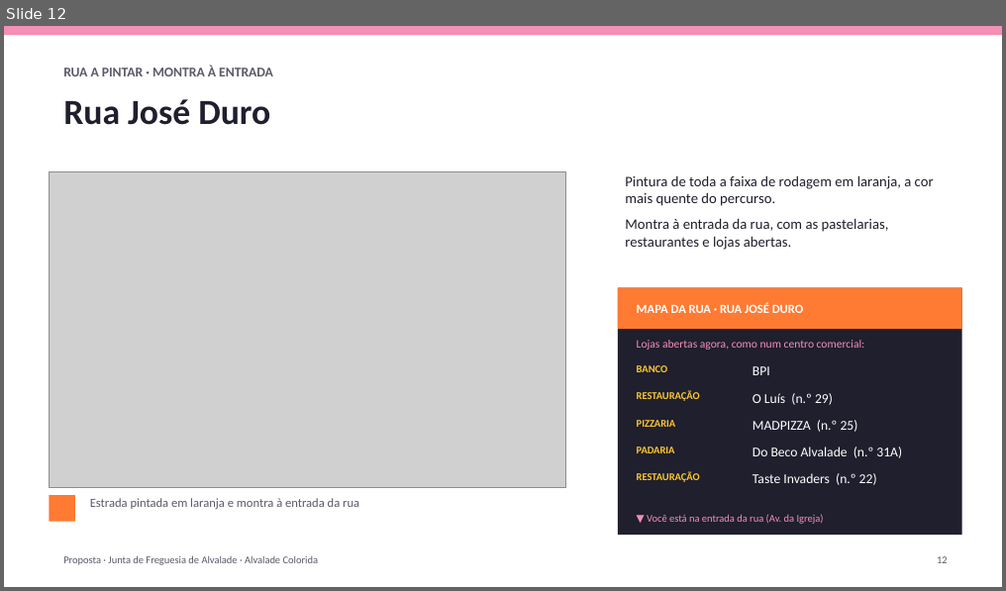
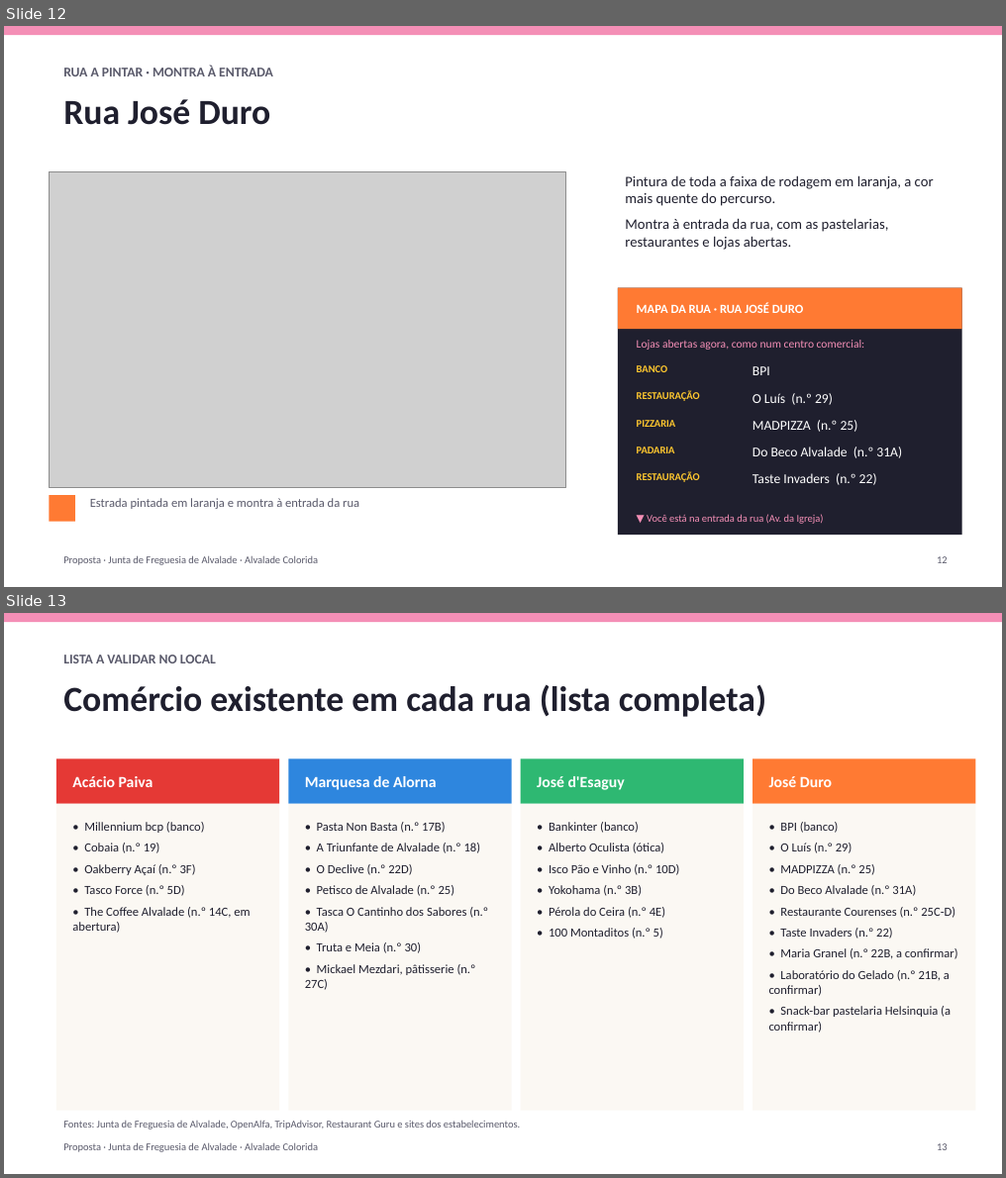
Before and after one commit to zavricardo-debug/travelsites, a slide deck: propostas/alvalade/Proposta_Alvalade_Colorida.pptx. Shown one above the other, each under a label of ours: slide 12 before the commit, slides 12 and 13 after it. The pictures are 1006x591 and 1006x1178 pixels, drawn with LibreOffice and Linux fonts; fonts in the diff are those of the drawing; grey boxes stand for pictures. Boxes give left, top, right and bottom in pixels: in the first picture for what was removed or moved away, otherwise in the second. Text is boxed around its words. In the diff, an @@ line names an element or a change of style, - is before the commit and + after.

```diff
--- a/propostas/alvalade/Proposta_Alvalade_Colorida.pptx
+++ b/propostas/alvalade/Proposta_Alvalade_Colorida.pptx
@@ slide 13 added at (x1=4, y1=613, x2=1002, y2=1174), background #FFFFFF @@
@@ rectangle added at (x1=4, y1=613, x2=1002, y2=622), fill #F48FB6 @@
@@ text added at (x1=63, y1=655, x2=216, y2=663), 13 pt, text #5A5A6B, bold @@
+LISTA A VALIDAR NO LOCAL
@@ text added at (x1=63, y1=684, x2=766, y2=717), 34 pt, text #1F1F2E, bold @@
+Comércio existente em cada rua (lista completa)
@@ rectangle added at (x1=56, y1=759, x2=279, y2=804), fill #E53935 @@
@@ rectangle added at (x1=288, y1=759, x2=512, y2=804), fill #2E86DE @@
@@ rectangle added at (x1=521, y1=759, x2=744, y2=804), fill #2EB872 @@
@@ rectangle added at (x1=752, y1=759, x2=976, y2=804), fill #FF7A33 @@
@@ text added at (x1=72, y1=776, x2=153, y2=787), 15 pt, text #FFFFFF, bold @@
+Acácio Paiva
@@ text added at (x1=305, y1=776, x2=437, y2=790), 15 pt, text #FFFFFF, bold @@
+Marquesa de Alorna
@@ text added at (x1=537, y1=776, x2=625, y2=790), 15 pt, text #FFFFFF, bold @@
+José d'Esaguy
@@ text added at (x1=769, y1=776, x2=832, y2=787), 15 pt, text #FFFFFF, bold @@
+José Duro
@@ rectangle added at (x1=56, y1=804, x2=279, y2=1111), fill #FBF8F3 @@
@@ rectangle added at (x1=288, y1=804, x2=512, y2=1111), fill #FBF8F3 @@
@@ rectangle added at (x1=521, y1=804, x2=744, y2=1111), fill #FBF8F3 @@
@@ rectangle added at (x1=752, y1=804, x2=976, y2=1111), fill #FBF8F3 @@
@@ text added at (x1=72, y1=822, x2=250, y2=933), 12 pt, text #1F1F2E @@
+• Millennium bcp (banco)
+• Cobaia (n.º 19)
+• Oakberry Açaí (n.º 3F)
+• Tasco Force (n.º 5D)
+• The Coffee Alvalade (n.º 14C, em abertura)
@@ text added at (x1=305, y1=822, x2=488, y2=990), 12 pt, text #1F1F2E @@
+• Pasta Non Basta (n.º 17B)
+• A Triunfante de Alvalade (n.º 18)
+• O Declive (n.º 22D)
+• Petisco de Alvalade (n.º 25)
+• Tasca O Cantinho dos Sabores (n.º 30A)
+• Truta e Meia (n.º 30)
+• Mickael Mezdari, pâtisserie (n.º 27C)
@@ text added at (x1=548, y1=822, x2=679, y2=939), 12 pt, text #1F1F2E @@
+• Bankinter (banco)
+• Alberto Oculista (ótica)
+• Isco Pão e Vinho (n.º 10D)
+• Yokohama (n.º 3B)
+• Pérola do Ceira (n.º 4E)
+• 100 Montaditos (n.º 5)
@@ text added at (x1=769, y1=822, x2=958, y2=1033), 12 pt, text #1F1F2E @@
+• BPI (banco)
+• O Luís (n.º 29)
+• MADPIZZA (n.º 25)
+• Do Beco Alvalade (n.º 31A)
+• Restaurante Courenses (n.º 25C-D)
+• Taste Invaders (n.º 22)
+• Maria Granel (n.º 22B, a confirmar)
+• Laboratório do Gelado (n.º 21B, a confirmar)
+• Snack-bar pastelaria Helsinquia (a confirmar)
@@ text added at (x1=63, y1=1120, x2=520, y2=1130), 10 pt, text #5A5A6B @@
+Fontes: Junta de Freguesia de Alvalade, OpenAlfa, TripAdvisor, Restaurant Guru e sites dos estabelecimentos.
@@ text added at (x1=63, y1=1143, x2=319, y2=1153), 10 pt, text #5A5A6B @@
+Proposta · Junta de Freguesia de Alvalade · Alvalade Colorida
@@ text added at (x1=937, y1=1144, x2=947, y2=1151), 10 pt, text #5A5A6B @@
+13
```
Also in this commit, not shown: 6 slides changed, 1 other file.
